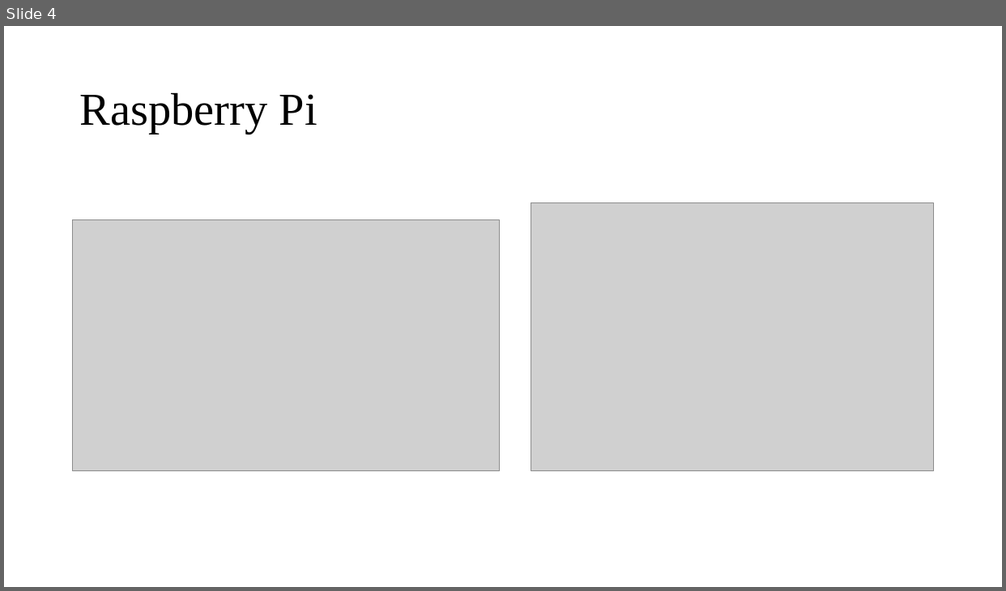
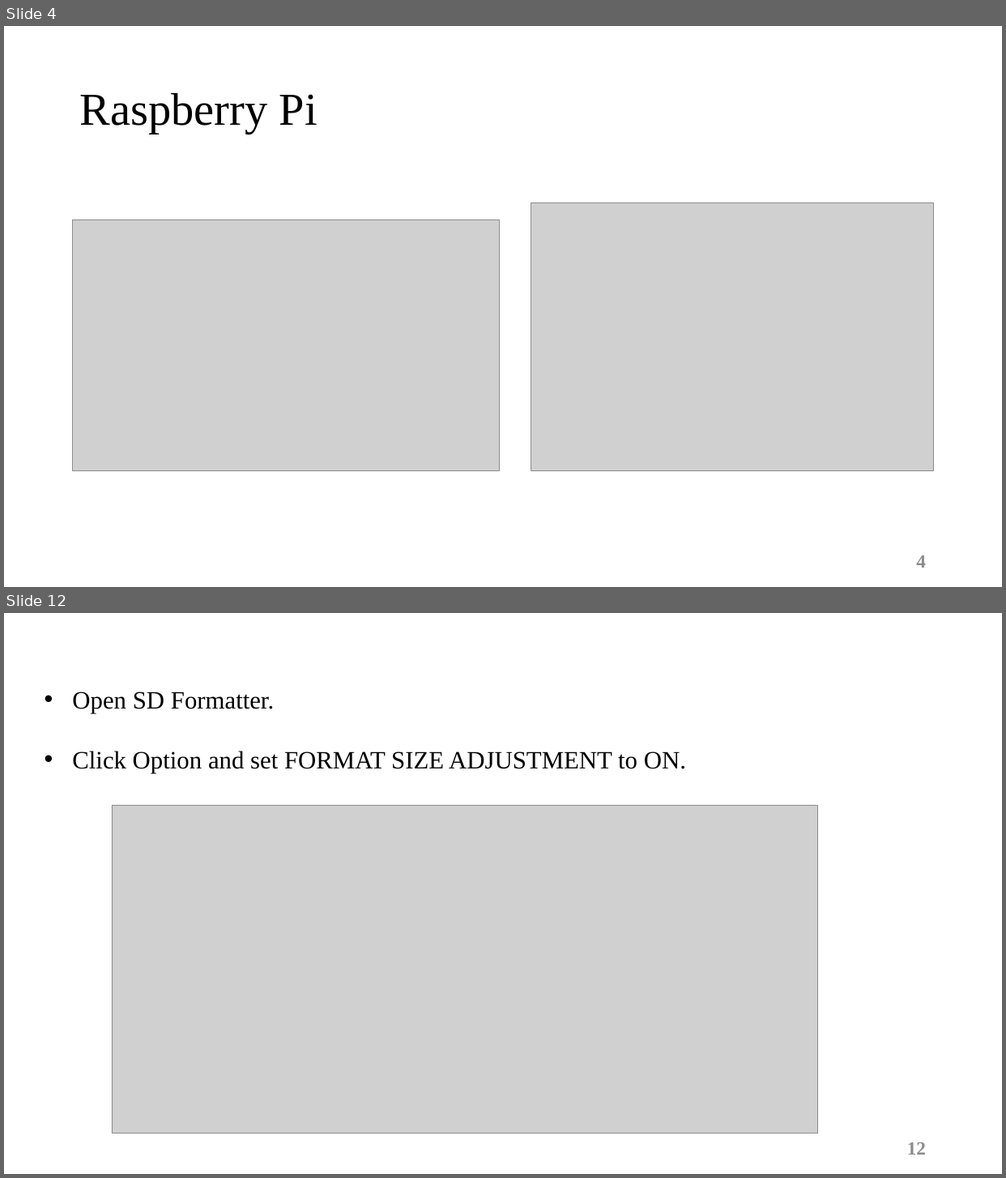
Before and after one commit to sabouri1994/Coursera_IOT_Specialization-, a slide deck: 4-The Raspberry Pi Platform and Python Programming for the Raspberry Pi/Week1/1_ Setup.pptx. Shown one above the other, each under a label of ours: slide 4 before the commit, slides 4 and 12 after it; the slides between them are not shown. The pictures are 1006x591 and 1006x1178 pixels, drawn with LibreOffice and Linux fonts; fonts in the diff are those of the drawing; grey boxes stand for pictures. Boxes give left, top, right and bottom in pixels: in the first picture for what was removed or moved away, otherwise in the second. Text is boxed around its words. In the diff, an @@ line names an element or a change of style, - is before the commit and + after.

```diff
--- a/4-The Raspberry Pi Platform and Python Programming for the Raspberry Pi/Week1/1_ Setup.pptx
+++ b/4-The Raspberry Pi Platform and Python Programming for the Raspberry Pi/Week1/1_ Setup.pptx
@@ slide 12 added at bbox=[4, 613, 1002, 1174], background #FFFFFF @@
@@ text added at bbox=[72, 692, 686, 773], 24 pt, text #000000 @@
+• Open SD Formatter.
+• Click Option and set FORMAT SIZE ADJUSTMENT to ON.
@@ picture added at bbox=[112, 806, 818, 1133] @@
@@ page number added at bbox=[907, 1143, 926, 1155], 18 pt, text #8C8C8C, bold @@
+12
@@ slide 4 changed as well @@
@@ page number added at bbox=[916, 556, 926, 568], 18 pt, text #8C8C8C, bold @@
+4
```
Also in this commit, not shown: 3 other slides changed, 16 other slides added.
